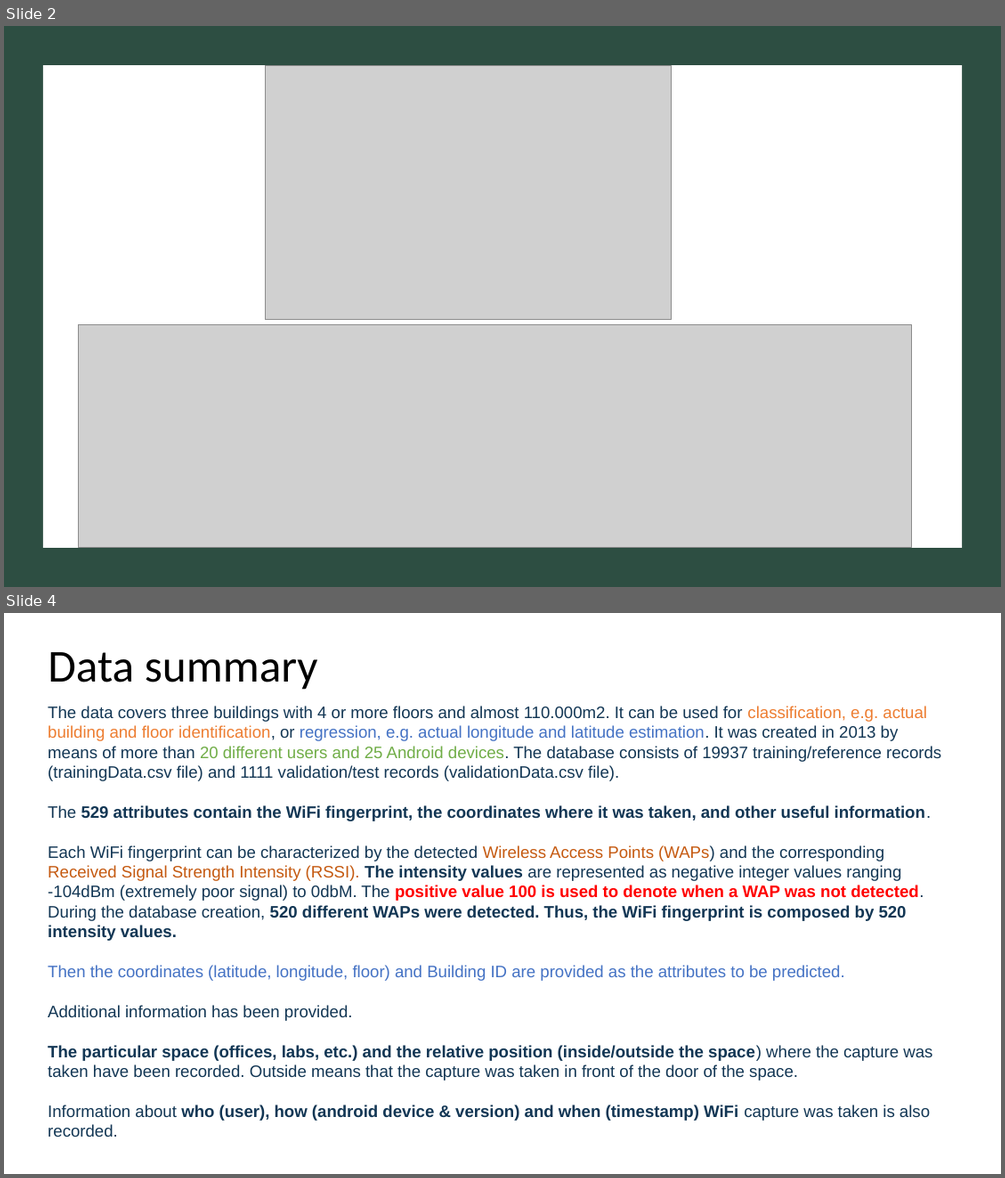
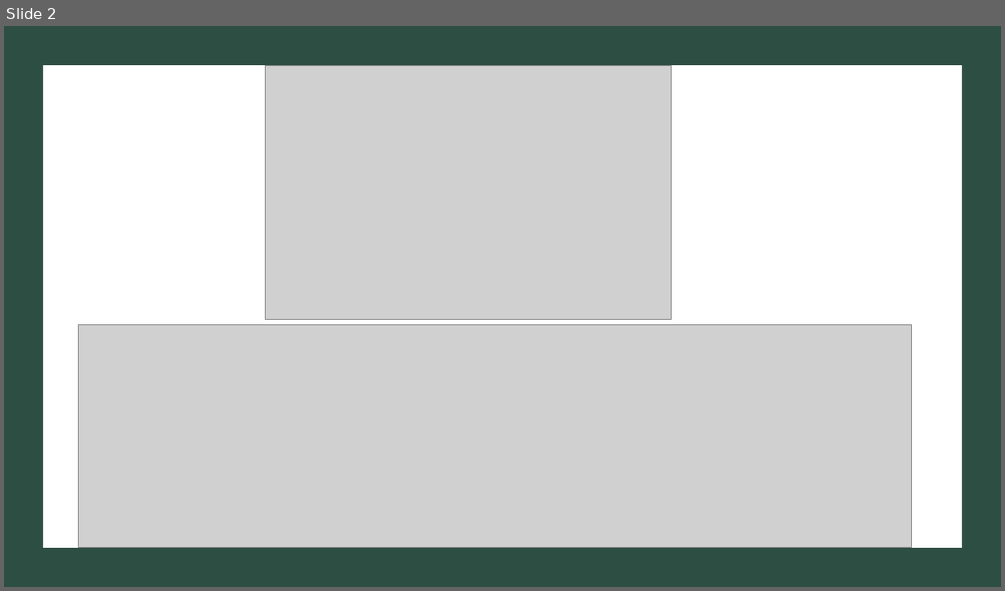
Before and after one commit to NatasjaFortuin/Wifi-locationing, a slide deck: Data etc/Pres Wifi.pptx. Shown one above the other, each under a label of ours: slides 2 and 4 before the commit, slide 2 after it; the slides between them are not shown. The pictures are 1005x1178 and 1005x591 pixels, drawn with LibreOffice and Linux fonts; fonts in the diff are those of the drawing; grey boxes stand for pictures. Boxes give left, top, right and bottom in pixels: in the first picture for what was removed or moved away, otherwise in the second. Text is boxed around its words. In the diff, an @@ line names an element or a change of style, - is before the commit and + after.

```diff
--- a/Data etc/Pres Wifi.pptx
+++ b/Data etc/Pres Wifi.pptx
@@ slide 4 removed at (4,613,1001,1174), background #FFFFFF @@
@@ title removed at (48,652,318,690) @@
-Data summary
@@ text removed at (48,706,941,1136) @@
-The data covers three buildings with 4 or more floors and almost 110.000m2. It can be used for classification, e.g. actual building and floor identification, or regression, e.g. actual longitude and latitude estimation. It was created in 2013 by means of more than 20 different users and 25 Android devices. The database consists of 19937 training/reference records (trainingData.csv file) and 1111 validation/test records (validationData.csv file).
-The 529 attributes contain the WiFi fingerprint, the coordinates where it was taken, and other useful information.
-Each WiFi fingerprint can be characterized by the detected Wireless Access Points (WAPs) and the corresponding Received Signal Strength Intensity (RSSI). The intensity values are represented as negative integer values ranging -104dBm (extremely poor signal) to 0dbM. The positive value 100 is used to denote when a WAP was not detected. During the database creation, 520 different WAPs were detected. Thus, the WiFi fingerprint is composed by 520 intensity values.
-Then the coordinates (latitude, longitude, floor) and Building ID are provided as the attributes to be predicted.
-Additional information has been provided.
-The particular space (offices, labs, etc.) and the relative position (inside/outside the space) where the capture was taken have been recorded. Outside means that the capture was taken in front of the door of the space.
-Information about who (user), how (android device & version) and when (timestamp) WiFi capture was taken is also recorded.
```
Also in this commit, not shown: 23 slides changed, 5 slides added, 2 other slides removed, 2 other files.
